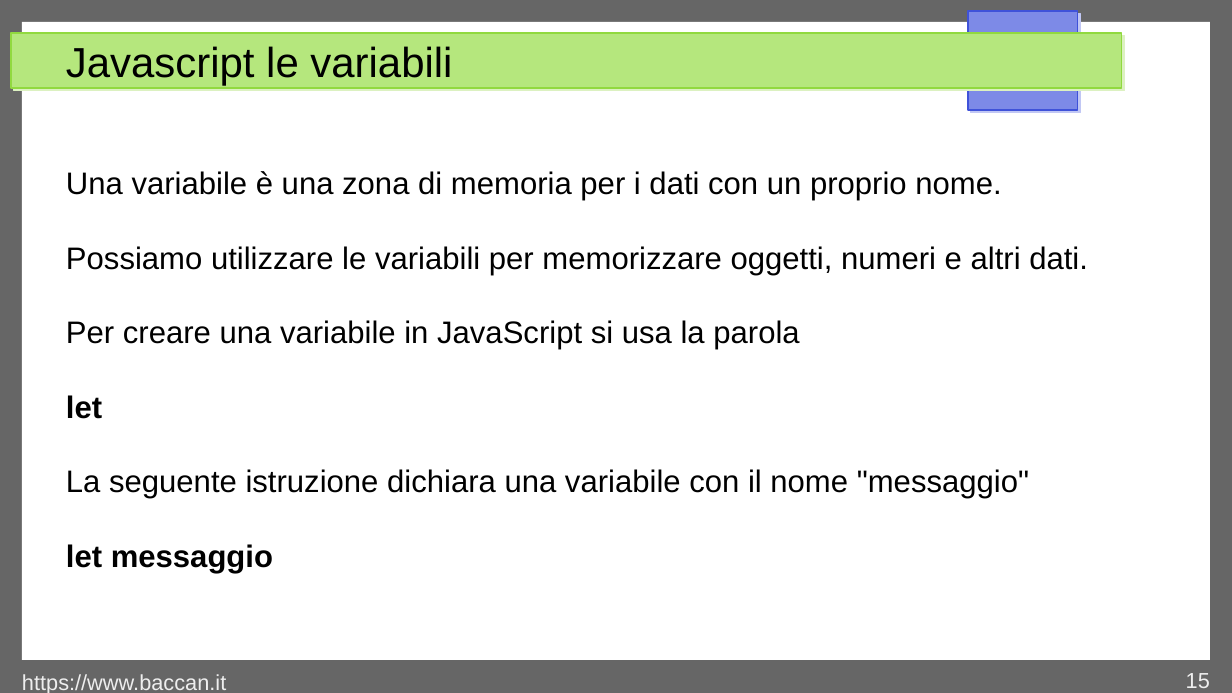
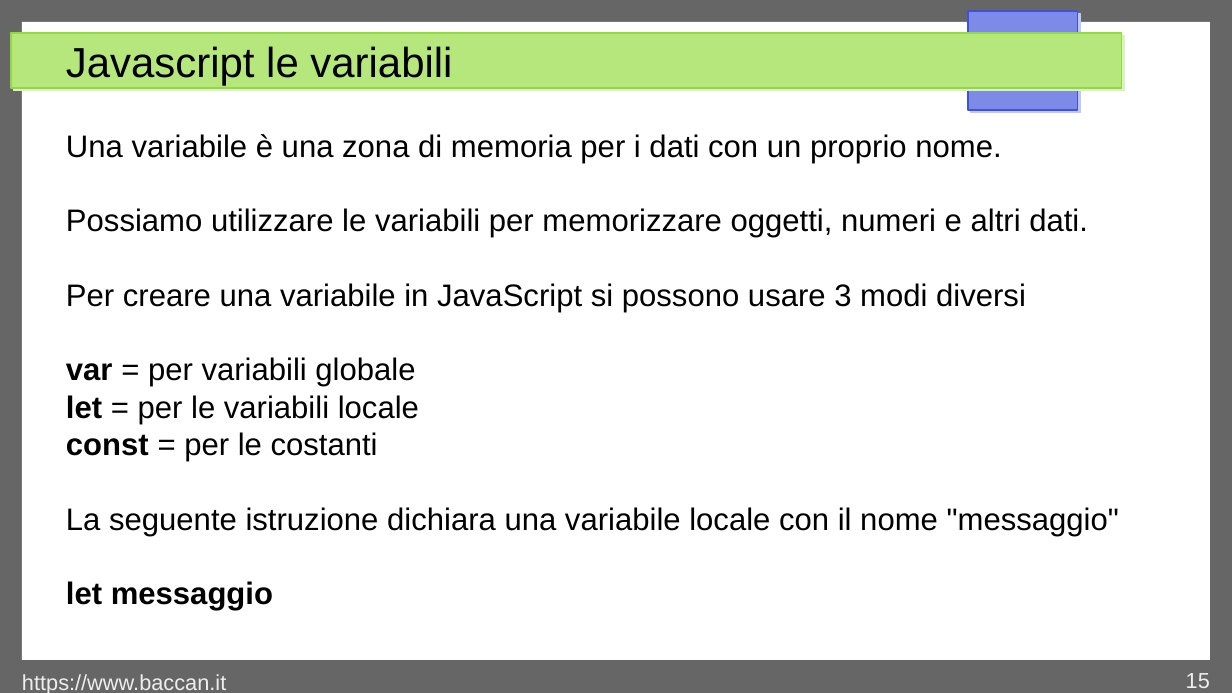
Before and after one commit to matteobaccan/CorsoJavascript, a slide deck: slide 15 of Chapter_Javascript.odp. Drawn at 1232x693 pixels with LibreOffice and Linux fonts; fonts in the diff are those of the drawing. Boxes give left, top, right and bottom in pixels: in the first picture for what was removed or moved away, otherwise in the second. Text is boxed around its words. In the diff, an @@ line names an element or a change of style, - is before the commit and + after.

```diff
--- a/Chapter_Javascript.odp
+++ b/Chapter_Javascript.odp
@@ text at [66,283,1119,536]: text changed @@
-Per creare una variabile in JavaScript si usa la parola
-let
-La seguente istruzione dichiara una variabile con il nome "messaggio"
+Per creare una variabile in JavaScript si possono usare 3 modi diversi
+var = per variabili globale
+let = per le variabili locale
+const = per le costanti
+La seguente istruzione dichiara una variabile locale con il nome "messaggio"
```
Also in this commit, not shown: 6 slides added.
